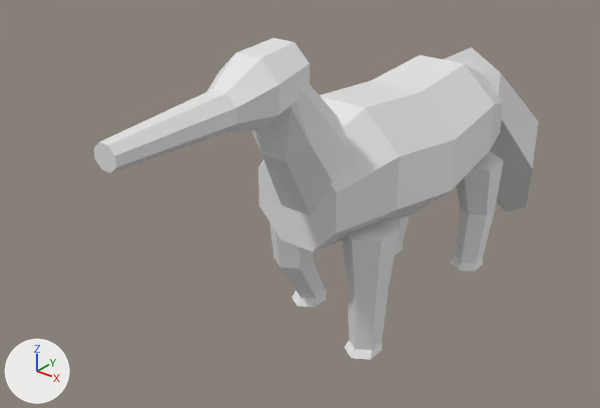
An edit to the OBJ model data/animals/tamandua/walk/0.obj, drawn before and after from the same camera.
Camera for both pictures: a 50 mm camera at (1.143, -1.836, 1.386) aimed at (-0.127, -0.249, 0.402). The axes (+X, +Y, +Z) are drawn at lower left. The lights are the same throughout. The picture after the commit comes second. Where no turn or scale is listed for an object, it has been applied to the vertices.

In view in the first picture: 'tamandua_walk_0'.
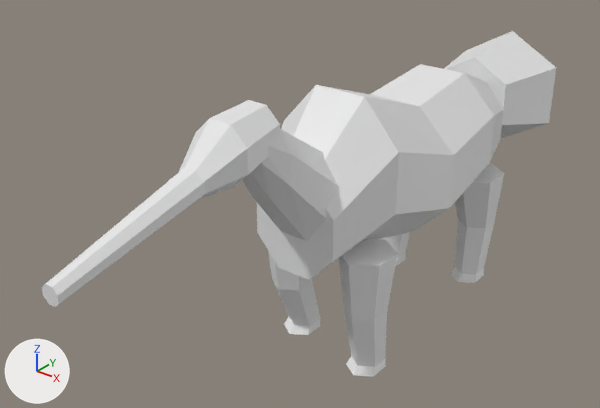
Diff of the bpy script that builds the scene:
```diff
--- a/data/animals/tamandua/walk/0.obj.py
+++ b/data/animals/tamandua/walk/0.obj.py
@@ me_tamandua_walk_0 @@
 # used by ob_tamandua_walk_0; location = (0.0, 0.0, 0.0)
-me_tamandua_walk_0.from_pydata(...)  # 226 vertices, 420 faces; spans x -0.19..0.19, y -0.97..0.83, z 0.0..0.92
+me_tamandua_walk_0.from_pydata(...)  # 226 vertices, 420 faces; spans x -0.19..0.19, y -1.12..0.9, z 0.0..0.8
+# me_tamandua_walk_0 part 1: the loose piece of 26 vertices spanning x 0.06..0.18, y -0.36..-0.2, z 0.06..0.42 is turned 3.8 degrees about the x axis through its middle, then moved by (0.0, 0.0, -0.06)
+# me_tamandua_walk_0 part 2: the loose piece of 26 vertices spanning x -0.19..-0.06, y 0.15..0.37, z 0.07..0.42 is moved by (0.0, 0.01, -0.04)
+# me_tamandua_walk_0 part 3: the loose piece of 26 vertices spanning x 0.06..0.19, y 0.2..0.37, z 0.07..0.42 is scaled about its middle by (1.05, 1.03, 1.01), then moved by (0.0, 0.01, -0.04)
+# me_tamandua_walk_0 part 4: 148 of 226 vertices moved; they spanned x -0.19..0.19, y -0.97..0.83, z 0.0..0.92 and now span x -0.19..0.19, y -1.12..0.9, z 0.01..0.8; mean shift (0.0, -0.03, -0.05); largest move (0.0, 0.83, 0.17) -> (0.0, 0.9, 0.54)
```

What differs and where, as boxes [x1, y1, x2, y2] in the pictures (600 x 408 px; the box of a moved part takes in the faces that stretch with it):
'tamandua_walk_0', reshaped (16% wider, 7% taller): before [94, 38, 538, 360]; after [42, 31, 556, 377]
part 1 of me_tamandua_walk_0, moved or reshaped: before [343, 218, 399, 360]; after [339, 239, 398, 377]
part 2 of me_tamandua_walk_0, moved or reshaped: before [392, 216, 409, 255]; after [381, 233, 410, 267]
part 3 of me_tamandua_walk_0, moved or reshaped: before [450, 152, 503, 271]; after [450, 163, 504, 283]
part 4 of me_tamandua_walk_0, moved or reshaped: before [94, 38, 538, 307]; after [42, 31, 556, 335]
